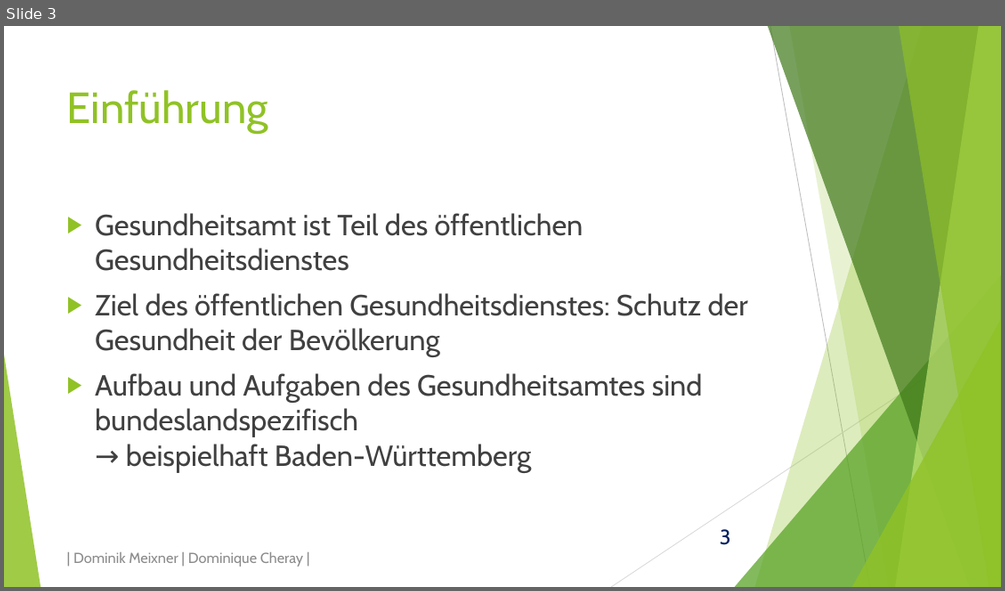
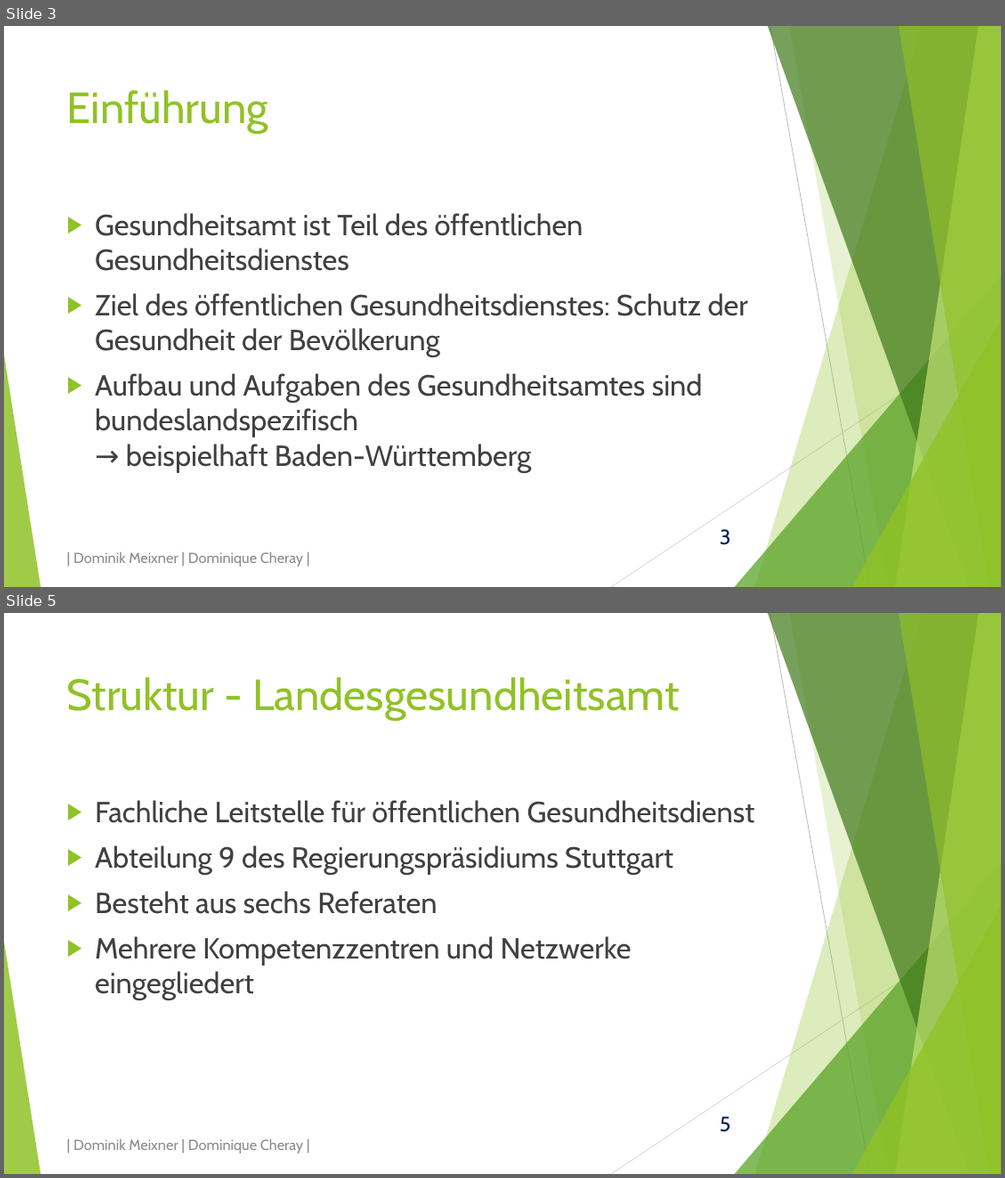
Before and after one commit to domeix/BlaBla, a slide deck: GesundheitsamtPraes.pptx. Shown one above the other, each under a label of ours: slide 3 before the commit, slides 3 and 5 after it; the slides between them are not shown. The pictures are 1005x591 and 1005x1178 pixels, drawn with LibreOffice and Linux fonts; fonts in the diff are those of the drawing. Boxes give left, top, right and bottom in pixels: in the first picture for what was removed or moved away, otherwise in the second. Text is boxed around its words. In the diff, an @@ line names an element or a change of style, - is before the commit and + after.

Commit message:
Weiter an der Präsentation gearbeitet
Habe alles zur Struktur in die Präsentation eingebracht.
Und ein weiteres GitIgnore für Sicherheitsspeicherungen von Visio und
PowerPoint zugefügt.

```diff
--- a/GesundheitsamtPraes.pptx
+++ b/GesundheitsamtPraes.pptx
@@ slide 5 added at (x1=4, y1=613, x2=1001, y2=1174), background #FFFFFF; not listed: 11 template elements that a slide beside it also shows @@
@@ title added at (x1=67, y1=677, x2=680, y2=720), 42 pt, text #90C226 @@
+Struktur - Landesgesundheitsamt
@@ text added at (x1=95, y1=800, x2=755, y2=1000), 28 pt, text #404040 @@
+▶ Fachliche Leitstelle für öffentlichen Gesundheitsdienst
+▶ Abteilung 9 des Regierungspräsidiums Stuttgart
+▶ Besteht aus sechs Referaten
+▶ Mehrere Kompetenzzentren und Netzwerke eingegliedert
@@ text added at (x1=73, y1=1139, x2=303, y2=1153), 14 pt, text #8C8C8C @@
+| Dominik Meixner | Dominique Cheray |
```
Also in this commit, not shown: 1 slide changed, 4 other slides added, 3 other files.
